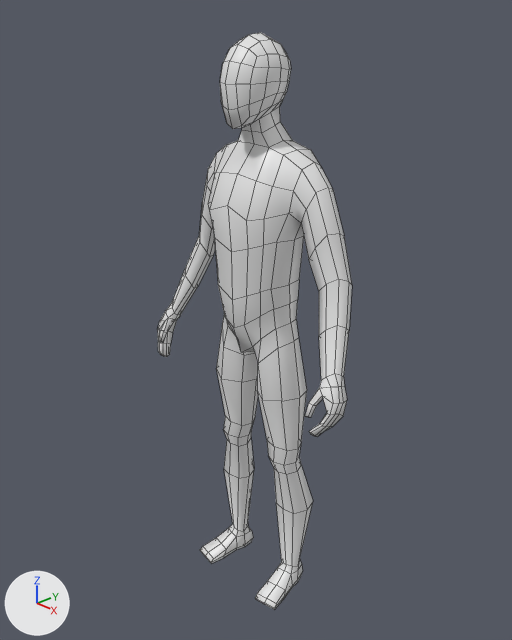
An edit to the Blender file BasicModel.blend, drawn before and after from the same camera.
One viewpoint serves both versions: a camera (50 mm lens) standing at (1.14, -1.083, 1.41) and looking at (-0.016, 0.004, 0.74). Lighting does not change. The marker at lower left points along +X, +Y and +Z. Mesh edges are drawn as thin lines.

Objects in the first picture: 'Body'.
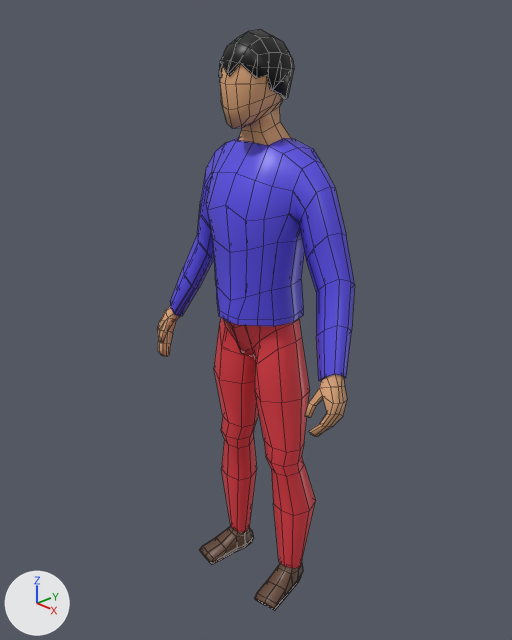
The change, as a list of edits to the scene's bpy script:
```text
Add mat_body:
    mat_body = principled_material('Body')
    mat_body.base_color = (0.732, 0.379, 0.187)  # beige #dea678
    mat_body.roughness = 0.4
Add mat_pants:
    mat_pants = principled_material('pants')
    mat_pants.base_color = (0.8, 0.0473, 0.0649)  # red #e73d48
    mat_pants.roughness = 0.4
Add mat_haircolor:
    mat_haircolor = principled_material('HairColor')
    mat_haircolor.base_color = (0.00166, 0.00157, 0.0016)  # black #050505
    mat_haircolor.roughness = 0.4
Add mat_shoe_001:
    mat_shoe_001 = principled_material('Shoe.001')
    mat_shoe_001.base_color = (0.134, 0.0675, 0.0407)  # brown #664939
    mat_shoe_001.roughness = 0.4
Add mat_shirt:
    mat_shirt = principled_material('Shirt')
    mat_shirt.base_color = (0.101, 0.0739, 0.8)  # blue #594de7
    mat_shirt.roughness = 0.4
Change me_cube:
    where me_cube.from_pydata(...)  # 312 vertices, 295 faces; spans x 0.0..3.26, y -1.15..0.99, z 0.04..14.5
    remove me_cube.materials.append(mat_material)  # white #e7e7e7
    add me_cube.materials.append(mat_body)  # beige #dea678
Add me_cube_001:
    me_cube_001.from_pydata(...)  # 85 vertices, 74 faces; spans x 0.0..1.62, y -0.99..0.9, z 0.63..8.28
    me_cube_001.polygons.foreach_set('use_smooth', [True] * 74)
    me_cube_001.materials.append(mat_pants)  # red #e73d48
Add me_cube_005:
    me_cube_005.from_pydata(...)  # 50 vertices, 40 faces; spans x -0.68..0.68, y -0.95..0.67, z 13.09..14.5
    me_cube_005.polygons.foreach_set('use_smooth', [True] * 40)
    me_cube_005.materials.append(mat_haircolor)  # black #050505
Add me_cube_004:
    me_cube_004.from_pydata(...)  # 49 vertices, 44 faces; spans x 0.8..1.6, y -1.05..0.63, z 0.02..0.72
    me_cube_004.polygons.foreach_set('use_smooth', [True] * 44)
    me_cube_004.materials.append(mat_shoe_001)  # brown #664939
Add me_cube_002:
    me_cube_002.from_pydata(...)  # 104 vertices, 88 faces; spans x 0.0..0.297, y -0.1..0.1, z 0.689..1.178
    me_cube_002.polygons.foreach_set('use_smooth', [True] * 88)
    me_cube_002.materials.append(mat_shirt)  # blue #594de7
Add ob_trouser:
    ob_trouser = bpy.data.objects.new('trouser', me_cube_001)
    ob_trouser.location = (0.0, 0.0, 0.0)
    ob_trouser.scale = (0.0956, 0.0956, 0.0956)
    _m = ob_trouser.modifiers.new('Mirror', 'MIRROR')
    _m.use_clip = True
Add ob_hair:
    ob_hair = bpy.data.objects.new('Hair', me_cube_005)
    ob_hair.location = (0.0, 0.0, 0.0)
    ob_hair.scale = (0.0956, 0.0956, 0.0956)
    _m = ob_hair.modifiers.new('Solidify', 'SOLIDIFY')
    _m.thickness = -0.07
Add ob_shoe:
    ob_shoe = bpy.data.objects.new('Shoe', me_cube_004)
    ob_shoe.location = (0.0, 0.0, 0.0)
    ob_shoe.scale = (0.0956, 0.0956, 0.0956)
    _m = ob_shoe.modifiers.new('Mirror', 'MIRROR')
    _m.use_clip = True
Add ob_shirt:
    ob_shirt = bpy.data.objects.new('Shirt', me_cube_002)
    ob_shirt.location = (0.0, 0.0, 0.0)
    _m = ob_shirt.modifiers.new('Mirror', 'MIRROR')
    _m.use_clip = True
```

Pixel boxes (x1, y1, x2, y2) of what changed, in the pictures (512 x 640 px):
'Body', recoloured (white to brown): (157, 33, 352, 610) in both
'Shirt', added (blue): after (170, 137, 355, 381)
'trouser', added (red): after (214, 318, 316, 568)
'Hair', added (black): after (219, 29, 294, 99)
'Shoe', added (brown): after (199, 525, 303, 611)
